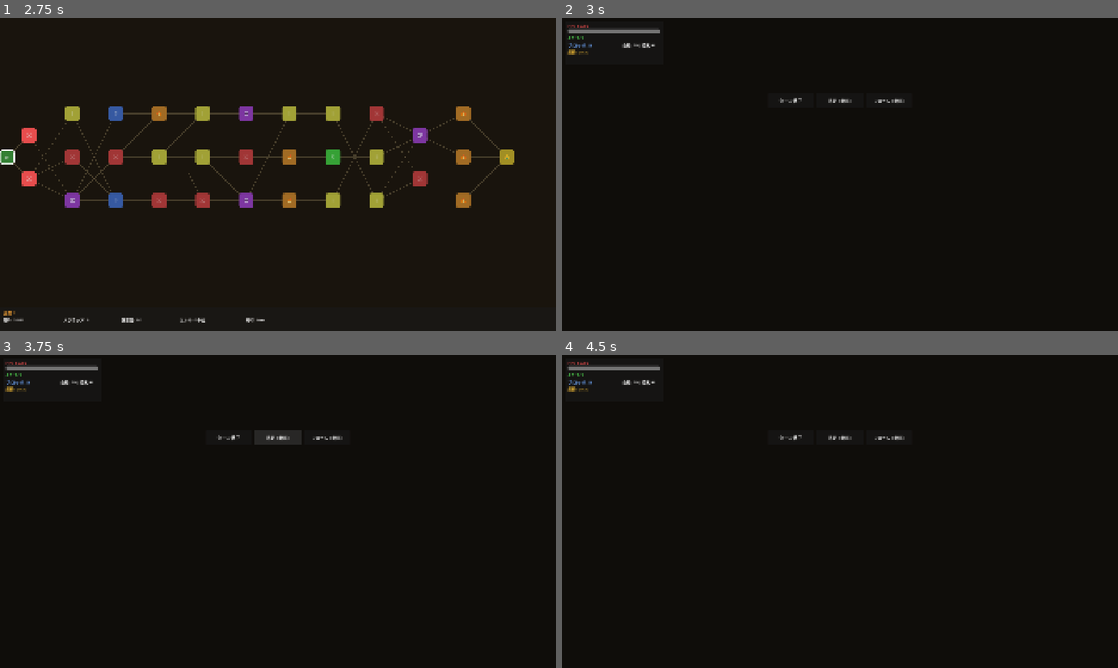
Above: before the commit, frames 1-4 (two rows, left to right).
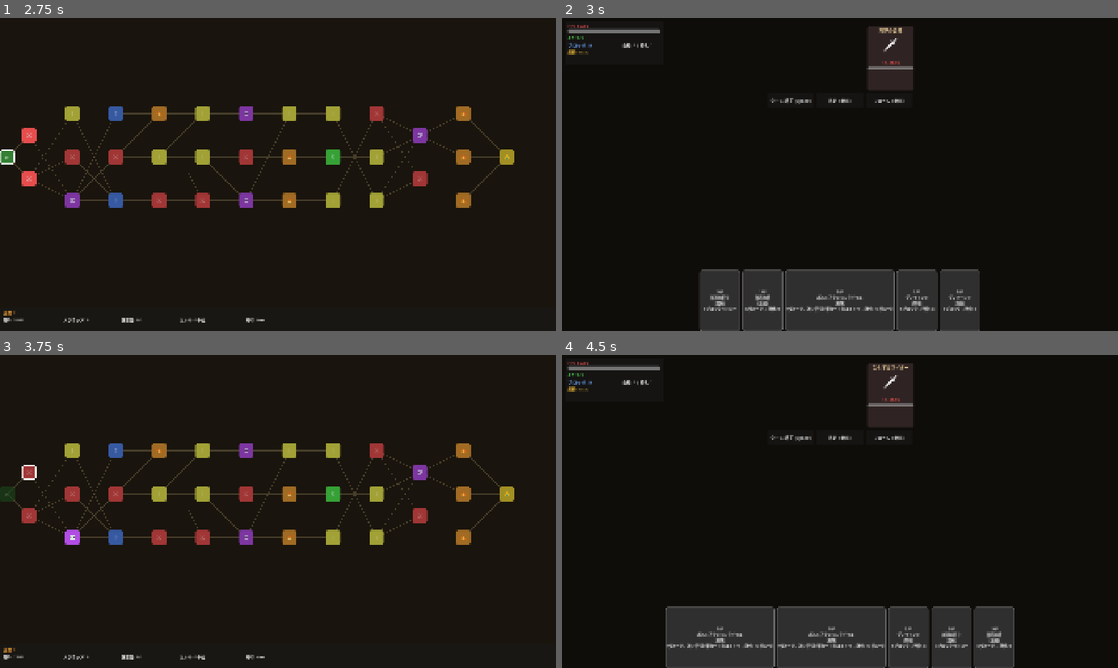
Above: after the commit, the same moments.

Repository: sashimihoutyou/too-fast-to-die
Game: Godot game, scene res://scenes/main/title_screen.tscn
The game is run twice, just before and just after one commit, with the same random seed, the same clock (stepped at 60 frames per second) and the same inputs.
Inputs (mouse positions are in pixels of both pictures, inside the frame that each line leads up to):
- Up to frame 1 (2.75 s): click "ニューゲーム" at 0.5 s; click "カルティスト — アタルパ" at 1.25 s; click "出発" at 2 s
- Up to frame 2 (3 s): click "⚔" at 2.75 s
- Up to frame 3 (3.75 s): click "逃走 (1燃料)" at 3.5 s
- Up to frame 4 (4.5 s): click (634, 536) at 4.25 s, where only the run after the commit has a clickable "💀"

Frame 1 is identical in both runs. In frame 2, 11% of the frame differs, in the area x 3-76%, y 2-100%; in frame 3, 6.4%; in frame 4, 14%, in the area x 3-82%, y 2-100%.
Error before the commit: Parse Error: Cannot infer the type of "show_it" variable because the value doesn't have a set type. (res://scenes/combat/combat_screen.gd:277)

Commit message:
パースエラー修正: bool式に混入した素のVariantを明示型で潰す
_show_target_buttons の `var show_it := visible_flag and enemies[i]["alive"]`
が Variant 推論エラー（CLAUDE.md「Variant推論の禁止」違反）でスクリプト全体の
ロードに失敗していた。辞書アクセスのVariantが and をまたいで式全体に伝播するのが原因。
受け側に bool 型注釈を付けて解消。

再発防止としてCLAUDE.mdに「Variantは演算子をまたいで伝播する／式前に明示キャストで
潰す」旨と実例を追記。

Co-Authored-By: Claude Opus 4.8 <noreply@anthropic.com>
Claude-Session: https://claude.ai/code/session_01DaPHGiWtnsNDsQmR1omLk9

Diff:
--- a/scenes/combat/combat_screen.gd
+++ b/scenes/combat/combat_screen.gd
@@ -274,7 +274,8 @@
 	for i in target_buttons.size():
 		if i >= CombatManager.enemies.size():
 			continue
-		var show_it := visible_flag and CombatManager.enemies[i]["alive"]
+		var alive: bool = CombatManager.enemies[i]["alive"]
+		var show_it: bool = visible_flag and alive
 		target_buttons[i].visible = show_it
 		if show_it and selected_card != null:
 			var preview: int = CombatManager.preview_damage(selected_card, i)
Not shown, changed: CLAUDE.md
